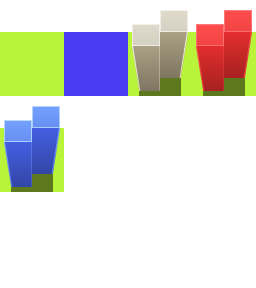
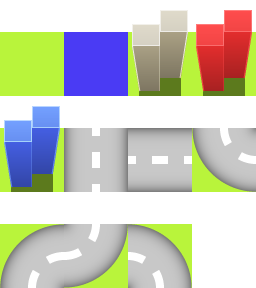
Two versions of the same layered image (256×288). Layer-by-layer changes:
added layer "Road-WS" above "Road-WN" over [128, 224, 192, 288]
added layer "Road-WN" above "Road-ES" over [64, 224, 128, 288]
added layer "Road-ES" above "Road-EN" over [0, 224, 64, 288]
added layer "Road-EN" above "Road-EW" over [192, 128, 256, 192]
added layer "Road-EW" above "Road-NS" over [128, 128, 192, 192]
added layer "Road-NS" above "City-Blue" over [64, 128, 128, 192]
